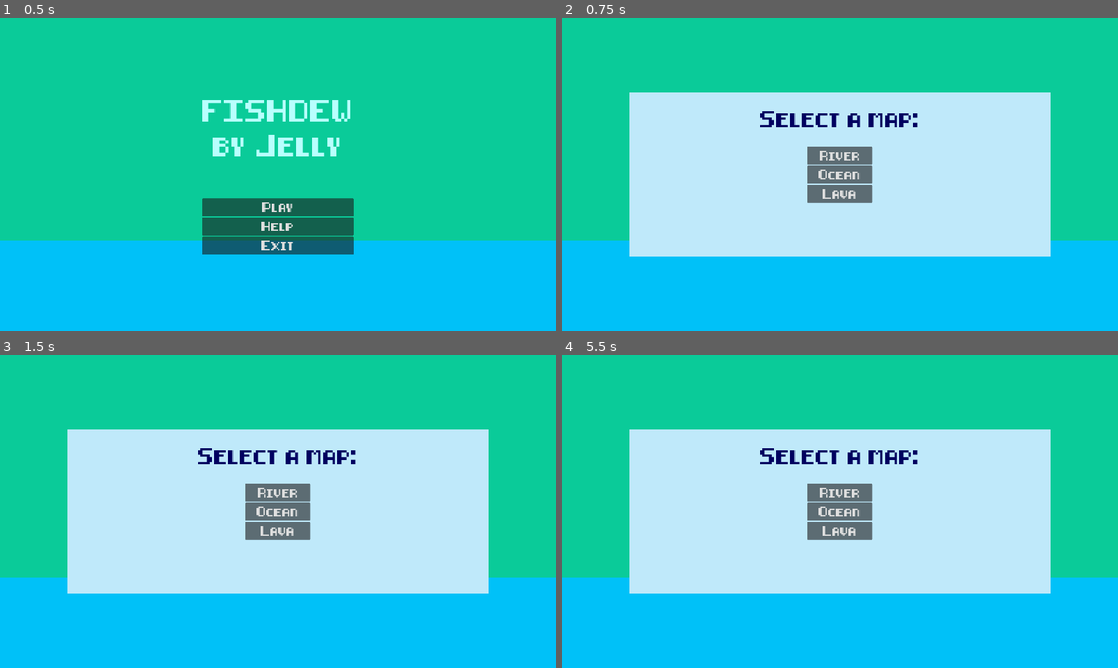
Above: before the commit, frames 1-4 (two rows, left to right).
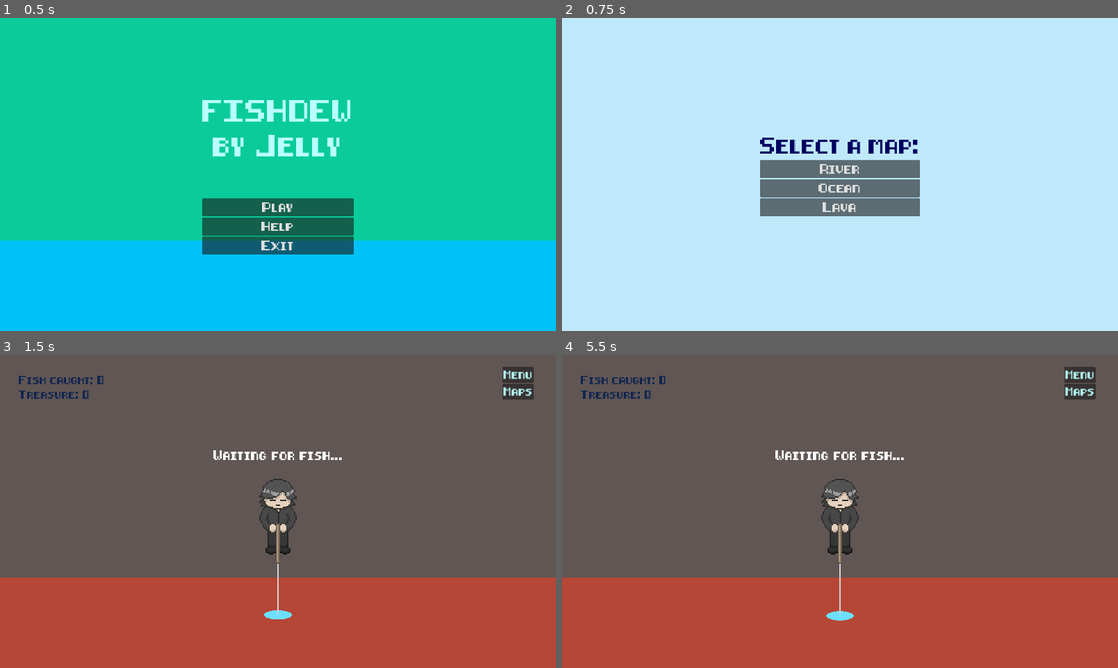
Above: after the commit, the same moments.

Repository: Anjellyrika/fishdew
Game: Godot game, scene res://src/main_menu.tscn
Two runs of this game, one before a commit and one after it. Both use one fixed random seed, a clock stepped at 60 frames per second and the inputs below.
Inputs (mouse positions are in pixels of both pictures, inside the frame that each line leads up to):
- Up to frame 1 (0.5 s): no input
- Up to frame 2 (0.75 s): click "Play" at 0.5 s
- Up to frame 3 (1.5 s): click (278, 545) at 1.25 s, where only the run before the commit has a clickable "Play"
- Up to frame 4 (5.5 s): click (1079, 392) at 2 s, where only the run after the commit has a clickable "Maps"; click "River" at 2.75 s; click "Maps" at 3.5 s; click (840, 545) at 4.25 s, where only the run before the commit has a clickable "Play"; click (840, 545) at 5 s, where only the run before the commit has a clickable "Play"

Frame 1 is identical in both runs. In frame 2, 66% of the frame differs, in the area x 0-100%, y 0-100%; in frame 3, 100%; in frame 4, 100%.

Commit message:
refactor: separate map selection from main menu

Diff:
--- a/src/main_menu.gd
+++ b/src/main_menu.gd
@@ -1,14 +1,13 @@
 extends Control
 
 @onready var help = $HelpLayer
-@onready var maps = $MapSelectLayer
 
 func _on_help_pressed():
 	help.visible = true
 
 
 func _on_play_pressed():
-	maps.visible = true
+	get_tree().change_scene_to_file("res://src/ui/map_select_layer.tscn")
 
 
 func _on_exit_help_pressed():
--- a/src/main_menu.tscn
+++ b/src/main_menu.tscn
@@ -6,7 +6,6 @@
 [ext_resource type="Texture2D" uid="uid://bq8v13cudgyag" path="res://assets/Fish.png" id="4_nv4d4"]
 [ext_resource type="Texture2D" uid="uid://bfqpgrqixy64o" path="res://assets/Treasure_Chest.png" id="5_yf3du"]
 [ext_resource type="Texture2D" uid="uid://c3ugxpitdmcu1" path="res://assets/powerup.png" id="6_125n6"]
-[ext_resource type="PackedScene" uid="uid://c5w0k1pfkhqnb" path="res://src/ui/map_select_layer.tscn" id="7_1dfko"]
 
 [node name="main_menu" type="Control"]
 layout_mode = 3
@@ -169,8 +168,6 @@
 size_flags_vertical = 0
 text = "X"
 
-[node name="MapSelectLayer" parent="." instance=ExtResource("7_1dfko")]
-
 [connection signal="pressed" from="CenterContainer/VBoxContainer/Play" to="." method="_on_play_pressed"]
 [connection signal="pressed" from="CenterContainer/VBoxContainer/Help" to="." method="_on_help_pressed"]
 [connection signal="pressed" from="CenterContainer/VBoxContainer/Exit" to="." method="_on_exit_pressed"]
--- a/src/ui/map_select_layer.tscn
+++ b/src/ui/map_select_layer.tscn
@@ -4,17 +4,12 @@
 [ext_resource type="Script" path="res://src/ui/map_select_layer.gd" id="1_ga63m"]
 
 [node name="MapSelectLayer" type="CanvasLayer"]
-visible = false
 script = ExtResource("1_ga63m")
 
 [node name="ColorRect" type="ColorRect" parent="."]
 anchors_preset = 15
 anchor_right = 1.0
 anchor_bottom = 1.0
-offset_left = 233.0
-offset_top = 256.0
-offset_right = -233.0
-offset_bottom = -256.0
 grow_horizontal = 2
 grow_vertical = 2
 color = Color(0.74902, 0.913725, 0.980392, 1)
@@ -30,6 +25,16 @@
 grow_horizontal = 2
 grow_vertical = 2
 alignment = 1
+
+[node name="SelectAMap" type="Label" parent="ColorRect/MapSelection"]
+texture_filter = 1
+layout_mode = 2
+theme_override_colors/font_color = Color(0, 0, 0.376471, 1)
+theme_override_fonts/font = ExtResource("1_6u37w")
+theme_override_font_sizes/font_size = 48
+text = "Select a map:"
+horizontal_alignment = 1
+vertical_alignment = 1
 
 [node name="River" type="Button" parent="ColorRect/MapSelection"]
 texture_filter = 1
@@ -55,20 +60,6 @@
 disabled = true
 text = "Lava"
 
-[node name="SelectAMap" type="Label" parent="ColorRect"]
-texture_filter = 1
-layout_mode = 1
-anchors_preset = 10
-anchor_right = 1.0
-offset_bottom = 184.0
-grow_horizontal = 2
-theme_override_colors/font_color = Color(0, 0, 0.376471, 1)
-theme_override_fonts/font = ExtResource("1_6u37w")
-theme_override_font_sizes/font_size = 48
-text = "Select a map:"
-horizontal_alignment = 1
-vertical_alignment = 1
-
 [connection signal="pressed" from="ColorRect/MapSelection/River" to="." method="_on_river_pressed"]
 [connection signal="pressed" from="ColorRect/MapSelection/Ocean" to="." method="_on_ocean_pressed"]
 [connection signal="pressed" from="ColorRect/MapSelection/Lava" to="." method="_on_lava_pressed"]
Not shown: 1 places in src/main_menu.tscn that only renumber resources
